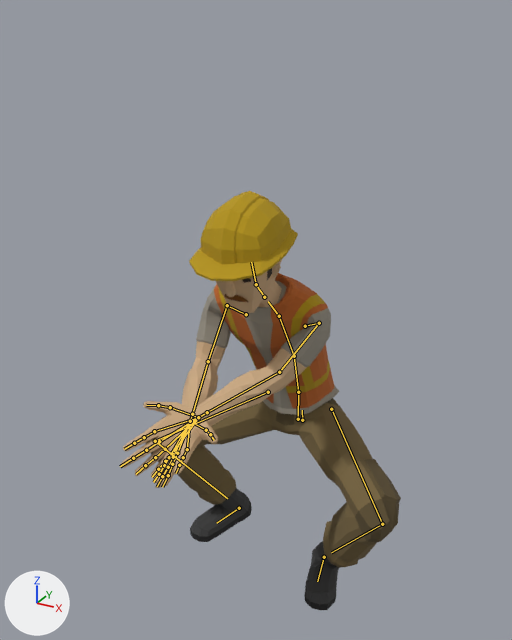
Two versions of the glTF model app/src/main/assets/characters/Worker.gltf, one commit apart.
Rendered twice from a 50 mm camera at (0.892, -1.911, 1.812) aimed at (-0.015, -0.262, 0.988). Arrows for +X, +Y and +Z are at lower left; the lights stay in place. The first picture is the older version. Both versions are drawn at frame 1 of the action 'Windup_BH'; the numbers are the values there. The bones that change, and the others that lie on the model, are drawn over the model as lines.

In view in the first picture: 'Worker_Body', 'Worker_Feet', 'Worker_Head', 'Worker_Legs'.
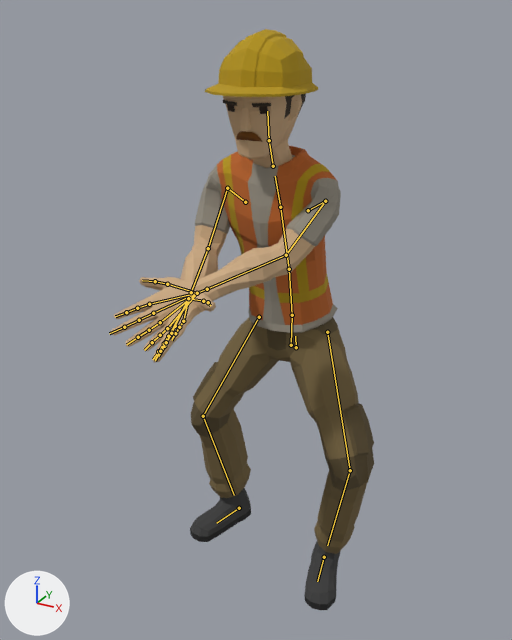
Changed parts and their boxes (x1, y1, x2, y2) in the pictures (512 x 640 px):
```json
{"object": "Worker_Body", "change": "posed", "before": [121, 273, 339, 488], "after": [111, 146, 341, 362]}
{"object": "Worker_Legs", "change": "posed", "before": [146, 398, 401, 568], "after": [191, 317, 374, 554], "on screen": "28% narrower, 39% taller"}
{"object": "Worker_Head", "change": "posed", "before": [189, 191, 298, 313], "after": [205, 29, 318, 168]}
{"object": "Worker_Feet", "change": "posed", "before": [190, 488, 339, 610], "after": [190, 488, 341, 610]}
{"bone": "Body", "before": "(302, 420) to (302, 410)", "after": "(296, 347) to (295, 336)"}
{"bone": "Abdomen", "before": "(298, 392) to (294, 356)", "after": "(292, 315) to (289, 269)"}
{"bone": "Torso", "before": "(294, 356) to (279, 316)", "after": "(289, 269) to (280, 207)"}
{"bone": "Chest", "before": "(279, 316) to (268, 301)", "after": "(280, 207) to (275, 176)"}
{"bone": "Head", "before": "(256, 284) to (251, 262)", "after": "(269, 140) to (267, 111)"}
{"bone": "UpperArm.L", "before": "(319, 323) to (279, 372)", "after": "(325, 201) to (286, 255)"}
{"bone": "LowerArm.L", "before": "(279, 372) to (207, 412)", "after": "(286, 255) to (207, 289)"}
{"bone": "UpperArm.R", "before": "(227, 305) to (208, 361)", "after": "(227, 188) to (208, 248)"}
{"bone": "LowerArm.R", "before": "(208, 361) to (192, 414)", "after": "(208, 248) to (191, 292)"}
{"bone": "UpperLeg.L", "before": "(331, 409) to (382, 524)", "after": "(327, 332) to (350, 470)"}
{"bone": "LowerLeg.L", "before": "(382, 524) to (331, 552)", "after": "(350, 470) to (327, 545)"}
{"bone": "UpperLeg.R", "before": "(268, 392) to (155, 441)", "after": "(259, 317) to (203, 416)"}
{"bone": "LowerLeg.R", "before": "(155, 441) to (227, 498)", "after": "(203, 416) to (234, 495)"}
```

The change, as JSON lines over the scene's bpy script:
```json
{"block": "bone_body", "where": "bone_body = bpy.data.objects['CharacterArmature'].pose.bones['Body']  # child of 'Root'"}
{"op": "set", "path": "bone_body.location", "old": "(-0.001, -0.379, -0.078)", "new": "(0.0, -0.067, -0.01)"}
{"block": "bone_abdomen", "where": "bone_abdomen = bpy.data.objects['CharacterArmature'].pose.bones['Abdomen']  # child of 'Hips'"}
{"op": "set", "path": "bone_abdomen.rotation_quaternion", "old": "(0.996, 0.092, 0.001, 0.001)", "new": "(1.0, 0.031, 0.0, 0.0)", "note": "degrees (11, 0, 0) -> degrees (4, 0, 0)"}
{"block": "bone_torso", "where": "bone_torso = bpy.data.objects['CharacterArmature'].pose.bones['Torso']  # child of 'Abdomen'"}
{"op": "set", "path": "bone_torso.rotation_quaternion", "old": "(0.995, 0.103, 0.002, 0.001)", "new": "(0.999, 0.042, 0.0, 0.0)", "note": "degrees (12, 0, 0) -> degrees (5, 0, 0)"}
{"block": "bone_chest", "where": "bone_chest = bpy.data.objects['CharacterArmature'].pose.bones['Chest']  # child of 'Torso'"}
{"op": "set", "path": "bone_chest.rotation_quaternion", "old": "(0.994, 0.112, 0.002, 0.002)", "new": "(1.0, 0.031, 0.0, 0.0)", "note": "degrees (13, 0, 0) -> degrees (4, 0, 0)"}
{"block": "bone_head", "where": "bone_head = bpy.data.objects['CharacterArmature'].pose.bones['Head']  # child of 'Neck'"}
{"op": "set", "path": "bone_head.rotation_quaternion", "old": "(0.976, -0.216, -0.003, 0.0)", "new": "(0.993, -0.122, 0.0, 0.0)", "note": "degrees (-25, 0, 0) -> degrees (-14, 0, 0)"}
{"block": "bone_upperarm_l", "where": "bone_upperarm_l = bpy.data.objects['CharacterArmature'].pose.bones['UpperArm.L']  # child of 'Shoulder.L'"}
{"op": "set", "path": "bone_upperarm_l.rotation_quaternion", "old": "(0.519, -0.302, -0.185, -0.778)", "new": "(0.575, -0.389, 0.0, -0.72)", "note": "degrees (-2, -41, -112) -> degrees (-33, -34, -93)"}
{"block": "bone_lowerarm_l", "where": "bone_lowerarm_l = bpy.data.objects['CharacterArmature'].pose.bones['LowerArm.L']  # child of 'UpperArm.L'"}
{"op": "set", "path": "bone_lowerarm_l.rotation_quaternion", "old": "(0.989, 0.043, -0.051, -0.136)", "new": "(0.978, 0.11, 0.0, -0.176)", "note": "degrees (6, -5, -16) -> degrees (12, 2, -20)"}
{"block": "bone_upperarm_r", "where": "bone_upperarm_r = bpy.data.objects['CharacterArmature'].pose.bones['UpperArm.R']  # child of 'Shoulder.R'"}
{"op": "set", "path": "bone_upperarm_r.rotation_quaternion", "old": "(0.733, -0.318, 0.124, 0.589)", "new": "(0.737, -0.452, 0.0, 0.502)", "note": "degrees (-23, 34, 71) -> degrees (-48, 27, 56)"}
{"block": "bone_lowerarm_r", "where": "bone_lowerarm_r = bpy.data.objects['CharacterArmature'].pose.bones['LowerArm.R']  # child of 'UpperArm.R'"}
{"op": "set", "path": "bone_lowerarm_r.rotation_quaternion", "old": "(0.914, 0.181, -0.033, 0.363)", "new": "(0.915, 0.13, 0.0, 0.382)", "note": "degrees (18, -11, 42) -> degrees (14, -6, 45)"}
{"block": "bone_upperleg_l", "where": "bone_upperleg_l = bpy.data.objects['CharacterArmature'].pose.bones['UpperLeg.L']  # child of 'Body'"}
{"op": "set", "path": "bone_upperleg_l.rotation_quaternion", "old": "(0.822, -0.389, -0.036, 0.415)", "new": "(0.97, -0.176, 0.0, 0.17)", "note": "degrees (-44, 15, 47) -> degrees (-20, 3, 19)"}
{"block": "bone_lowerleg_l", "where": "bone_lowerleg_l = bpy.data.objects['CharacterArmature'].pose.bones['LowerLeg.L']  # child of 'UpperLeg.L'"}
{"op": "set", "path": "bone_lowerleg_l.rotation_quaternion", "old": "(0.622, 0.642, -0.126, 0.43)", "new": "(0.939, 0.196, 0.0, 0.284)", "note": "degrees (78, -45, 32) -> degrees (22, -6, 32)"}
{"block": "bone_upperleg_r", "where": "bone_upperleg_r = bpy.data.objects['CharacterArmature'].pose.bones['UpperLeg.R']  # child of 'Body'"}
{"op": "set", "path": "bone_upperleg_r.rotation_quaternion", "old": "(0.819, -0.432, 0.031, -0.376)", "new": "(0.97, -0.215, 0.0, -0.109)", "note": "degrees (-49, -16, -42) -> degrees (-25, -3, -12)"}
{"block": "bone_lowerleg_r", "where": "bone_lowerleg_r = bpy.data.objects['CharacterArmature'].pose.bones['LowerLeg.R']  # child of 'UpperLeg.R'"}
{"op": "set", "path": "bone_lowerleg_r.rotation_quaternion", "old": "(0.642, 0.663, 0.091, -0.373)", "new": "(0.951, 0.179, 0.0, -0.252)", "note": "degrees (82, 38, -27) -> degrees (20, 5, -29)"}
```
